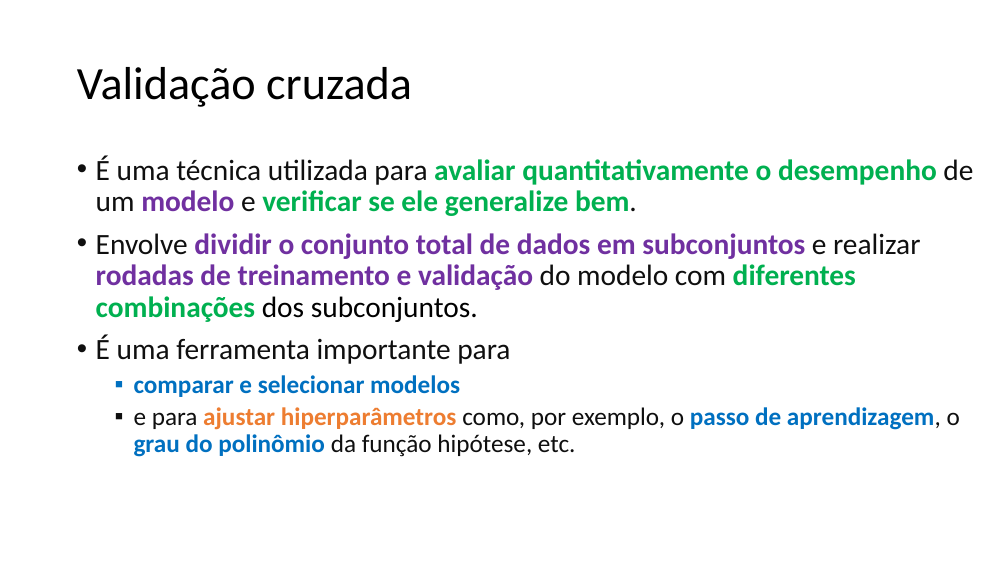
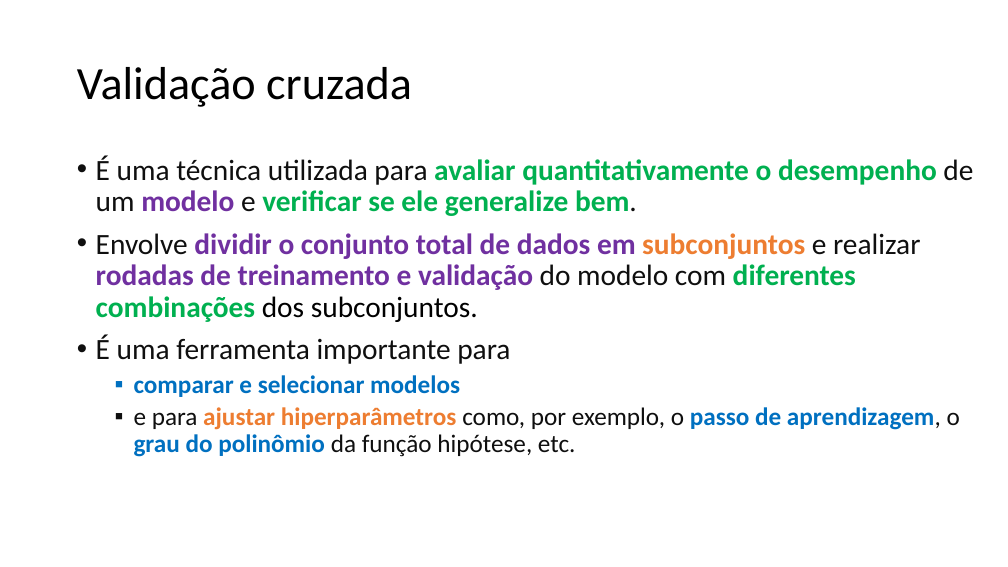
Before and after one commit to zz4fap/c24_inteligencia_artificial, a slide deck: slide 72 of slides/C24_Regressão.pptx. Drawn at 1008x567 pixels with LibreOffice and Linux fonts; fonts in the diff are those of the drawing. Boxes give left, top, right and bottom in pixels: in the first picture for what was removed or moved away, otherwise in the second. Text is boxed around its words. In the diff, an @@ line names an element or a change of style, - is before the commit and + after.

```diff
--- a/slides/C24_Regressão.pptx
+++ b/slides/C24_Regressão.pptx
@@ text at <box>96,233,920,322</box>: text colour #7030A0 to #ED7D31 in "subconjuntos" @@
```
Also in this commit, not shown: 11 other slides changed, 1 other file.
